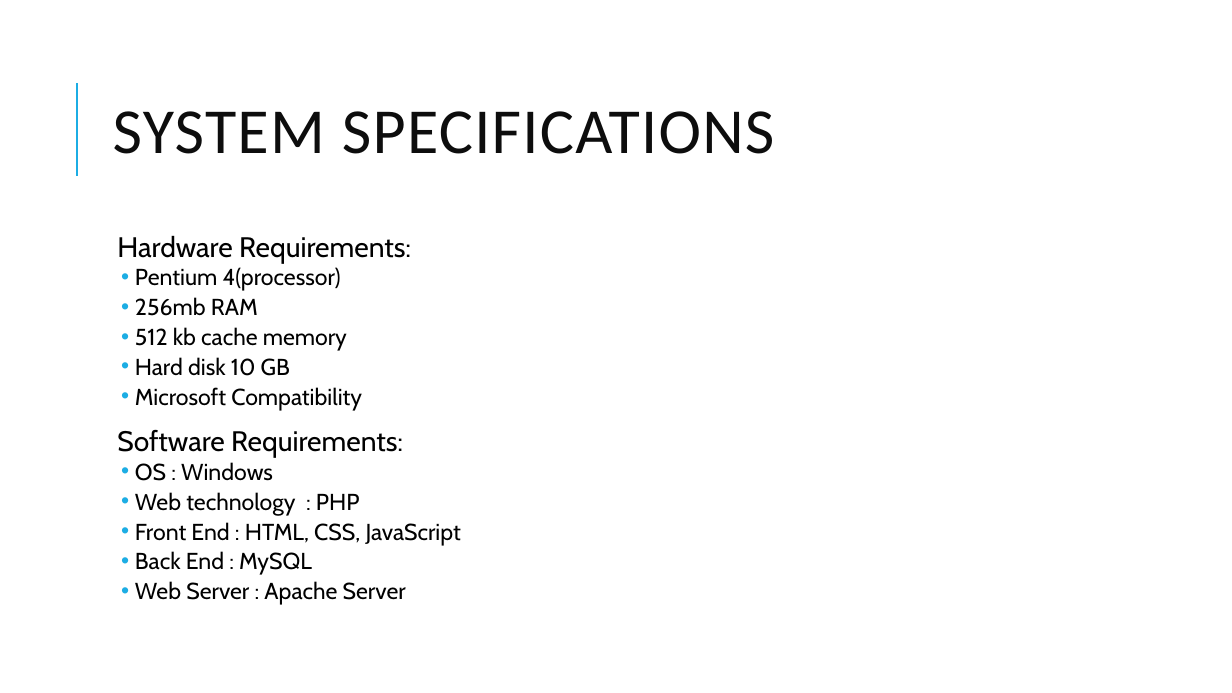
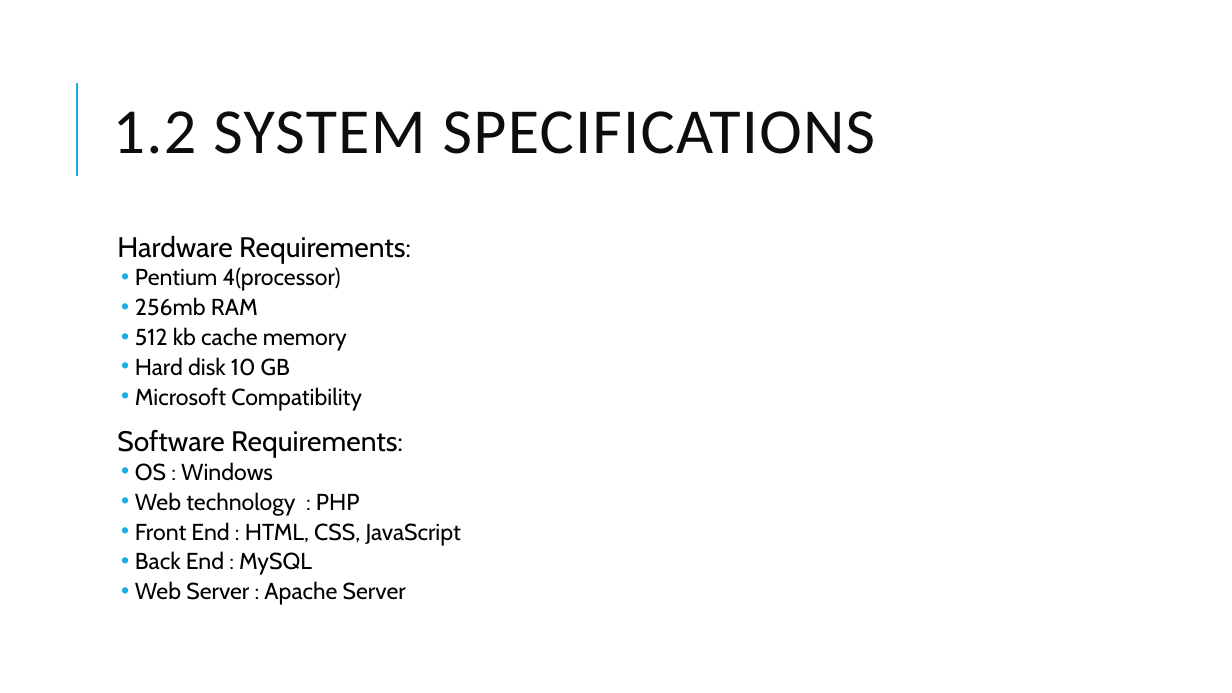
Before and after one commit to adarshdwivedi123/projectchecking, a slide deck: slide 5 of Project Presentation.pptx. Drawn at 1232x693 pixels with LibreOffice and Linux fonts; fonts in the diff are those of the drawing. Boxes give left, top, right and bottom in pixels: in the first picture for what was removed or moved away, otherwise in the second. Text is boxed around its words. In the diff, an @@ line names an element or a change of style, - is before the commit and + after.

Commit message:
ppt Updated

```diff
--- a/Project Presentation.pptx
+++ b/Project Presentation.pptx
@@ title at bbox=[113, 111, 876, 154]: text changed @@
-SYSTEM SPECIFICATIONS
+1.2 SYSTEM SPECIFICATIONS
```
Also in this commit, not shown: 5 slides added.
